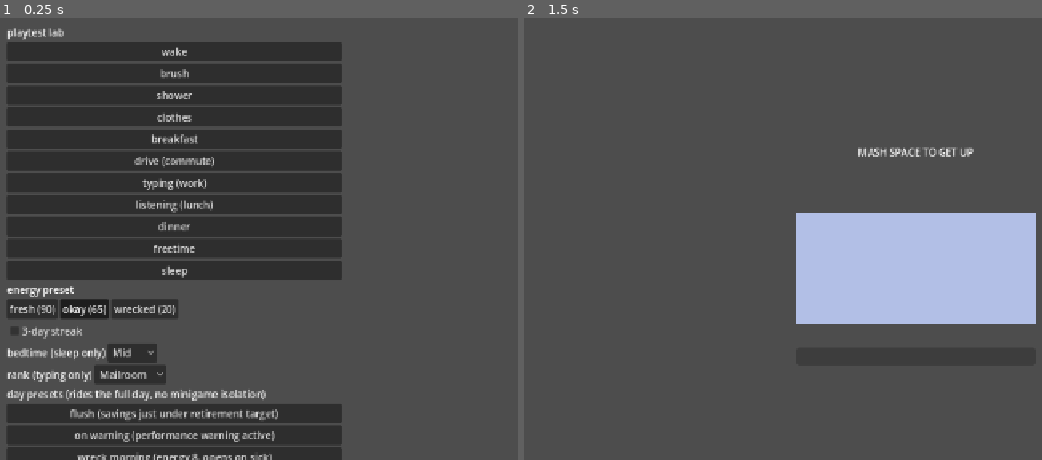
Above: before the commit, frames 1-2 (left to right).
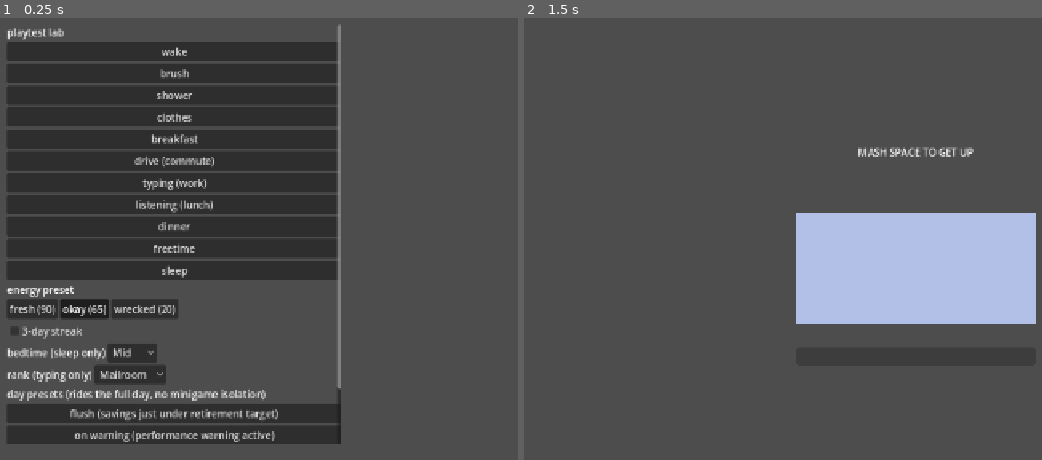
Above: after the commit, the same moments.

Repository: Crawford-Young/dog-eat-dog
Game: Godot game, scene res://scenes/dev/lab.tscn
The game is run twice, just before and just after one commit, with the same random seed, the same clock (stepped at 60 frames per second) and the same inputs. This scene is started directly instead of the project's main scene.
Inputs (mouse positions are in pixels of both pictures, inside the frame that each line leads up to):
- Up to frame 1 (0.25 s): no input
- Up to frame 2 (1.5 s): click "wake" at 0.5 s; tap Enter at 1.25 s; move the mouse to (outside the picture) at 1.27 s; hold D from 1.28 s (still down); hold Shift from 1.28 s (still down); click (outside the picture) at 1.42 s

The runs differ from the first frame. In frame 1, 2.4% of the frame differs, in the area x 1-67%, y 1-100%; in frame 2, nothing differs.

Commit message:
fix: unblock the lab shell, its menu, and breakfast's prompt
Three playtest findings, all on the dev lab or its copy:

The lab is a second shell hosting minigames exactly like main.tscn, and it
carried the identical click-eating root — full-rect STOP over a Host already
set to IGNORE. The earlier fix covered only the game shell, so clothes stayed
dead on the surface the playtester actually uses.

The menu had grown past its fixed rect: 785px of rows in a 720px viewport,
so the newest entries were simply unreachable. A ScrollContainer absorbs the
growth every future wave will add.

Breakfast accepts a click or space but advertised only the click — the one
input the shell bug had broken.

Co-Authored-By: Claude Opus 5 (1M context) <noreply@anthropic.com>

Diff:
--- a/scenes/dev/lab.tscn
+++ b/scenes/dev/lab.tscn
@@ -7,115 +7,120 @@
 [node name="Lab" type="Control"]
 anchor_right = 1.0
 anchor_bottom = 1.0
+mouse_filter = 2
 script = ExtResource("1")
 
-[node name="Menu" type="VBoxContainer" parent="."]
+[node name="Menu" type="ScrollContainer" parent="."]
 unique_name_in_owner = true
+anchor_bottom = 1.0
 offset_left = 24.0
 offset_top = 24.0
-offset_right = 520.0
-offset_bottom = 560.0
+offset_right = 560.0
+offset_bottom = -24.0
 
-[node name="Title" type="Label" parent="Menu"]
+[node name="MenuBox" type="VBoxContainer" parent="Menu"]
+size_flags_horizontal = 3
+
+[node name="Title" type="Label" parent="Menu/MenuBox"]
 text = "playtest lab"
 
-[node name="Activities" type="VBoxContainer" parent="Menu"]
+[node name="Activities" type="VBoxContainer" parent="Menu/MenuBox"]
 unique_name_in_owner = true
 
-[node name="Wake" type="Button" parent="Menu/Activities"]
+[node name="Wake" type="Button" parent="Menu/MenuBox/Activities"]
 text = "wake"
 
-[node name="Brush" type="Button" parent="Menu/Activities"]
+[node name="Brush" type="Button" parent="Menu/MenuBox/Activities"]
 text = "brush"
 
-[node name="Shower" type="Button" parent="Menu/Activities"]
+[node name="Shower" type="Button" parent="Menu/MenuBox/Activities"]
 text = "shower"
 
-[node name="Clothes" type="Button" parent="Menu/Activities"]
+[node name="Clothes" type="Button" parent="Menu/MenuBox/Activities"]
 text = "clothes"
 
-[node name="Breakfast" type="Button" parent="Menu/Activities"]
+[node name="Breakfast" type="Button" parent="Menu/MenuBox/Activities"]
 text = "breakfast"
 
-[node name="Drive" type="Button" parent="Menu/Activities"]
+[node name="Drive" type="Button" parent="Menu/MenuBox/Activities"]
 text = "drive (commute)"
 
-[node name="Typing" type="Button" parent="Menu/Activities"]
+[node name="Typing" type="Button" parent="Menu/MenuBox/Activities"]
 text = "typing (work)"
 
-[node name="Listening" type="Button" parent="Menu/Activities"]
+[node name="Listening" type="Button" parent="Menu/MenuBox/Activities"]
 text = "listening (lunch)"
 
-[node name="Dinner" type="Button" parent="Menu/Activities"]
+[node name="Dinner" type="Button" parent="Menu/MenuBox/Activities"]
 text = "dinner"
 
-[node name="Freetime" type="Button" parent="Menu/Activities"]
+[node name="Freetime" type="Button" parent="Menu/MenuBox/Activities"]
 text = "freetime"
 
-[node name="Sleep" type="Button" parent="Menu/Activities"]
+[node name="Sleep" type="Button" parent="Menu/MenuBox/Activities"]
 text = "sleep"
 
-[node name="EnergyLabel" type="Label" parent="Menu"]
+[node name="EnergyLabel" type="Label" parent="Menu/MenuBox"]
 text = "energy preset"
 
-[node name="EnergyRow" type="HBoxContainer" parent="Menu"]
+[node name="EnergyRow" type="HBoxContainer" parent="Menu/MenuBox"]
 unique_name_in_owner = true
 
-[node name="Fresh" type="Button" parent="Menu/EnergyRow"]
+[node name="Fresh" type="Button" parent="Menu/MenuBox/EnergyRow"]
 toggle_mode = true
 button_group = SubResource("EnergyGroup")
 text = "fresh (90)"
 
-[node name="Okay" type="Button" parent="Menu/EnergyRow"]
+[node name="Okay" type="Button" parent="Menu/MenuBox/EnergyRow"]
 toggle_mode = true
 button_group = SubResource("EnergyGroup")
 button_pressed = true
 text = "okay (65)"
 
-[node name="Wrecked" type="Button" parent="Menu/EnergyRow"]
+[node name="Wrecked" type="Button" parent="Menu/MenuBox/EnergyRow"]
 toggle_mode = true
 button_group = SubResource("EnergyGroup")
 text = "wrecked (20)"
 
-[node name="HabitCheck" type="CheckBox" parent="Menu"]
+[node name="HabitCheck" type="CheckBox" parent="Menu/MenuBox"]
 unique_name_in_owner = true
 text = "3-day streak"
 
-[node name="BedtimeRow" type="HBoxContainer" parent="Menu"]
+[node name="BedtimeRow" type="HBoxContainer" parent="Menu/MenuBox"]
 
-[node name="BedtimeLabel" type="Label" parent="Menu/BedtimeRow"]
+[node name="BedtimeLabel" type="Label" parent="Menu/MenuBox/BedtimeRow"]
 text = "bedtime (sleep only)"
 
-[node name="BedtimeOption" type="OptionButton" parent="Menu/BedtimeRow"]
+[node name="BedtimeOption" type="OptionButton" parent="Menu/MenuBox/BedtimeRow"]
 unique_name_in_owner = true
 
-[node name="RankRow" type="HBoxContainer" parent="Menu"]
+[node name="RankRow" type="HBoxContainer" parent="Menu/MenuBox"]
 
-[node name="RankLabel" type="Label" parent="Menu/RankRow"]
+[node name="RankLabel" type="Label" parent="Menu/MenuBox/RankRow"]
 text = "rank (typing only)"
 
-[node name="RankOption" type="OptionButton" parent="Menu/RankRow"]
+[node name="RankOption" type="OptionButton" parent="Menu/MenuBox/RankRow"]
 unique_name_in_owner = true
 
-[node name="DayPresetsLabel" type="Label" parent="Menu"]
+[node name="DayPresetsLabel" type="Label" parent="Menu/MenuBox"]
 text = "day presets (rides the full day, no minigame isolation)"
 
-[node name="DayPresets" type="VBoxContainer" parent="Menu"]
+[node name="DayPresets" type="VBoxContainer" parent="Menu/MenuBox"]
 unique_name_in_owner = true
 
-[node name="Flush" type="Button" parent="Menu/DayPresets"]
+[node name="Flush" type="Button" parent="Menu/MenuBox/DayPresets"]
 text = "flush (savings just under retirement target)"
 
-[node name="On_Warning" type="Button" parent="Menu/DayPresets"]
+[node name="On_Warning" type="Button" parent="Menu/MenuBox/DayPresets"]
 text = "on warning (performance warning active)"
 
-[node name="Wreck_Morning" type="Button" parent="Menu/DayPresets"]
+[node name="Wreck_Morning" type="Button" parent="Menu/MenuBox/DayPresets"]
 text = "wreck morning (energy 8, opens on sick)"
 
-[node name="Coffee_Morning" type="Button" parent="Menu/DayPresets"]
+[node name="Coffee_Morning" type="Button" parent="Menu/MenuBox/DayPresets"]
 text = "coffee morning (savings 20, energy 45)"
 
-[node name="Late_Morning" type="Button" parent="Menu/DayPresets"]
+[node name="Late_Morning" type="Button" parent="Menu/MenuBox/DayPresets"]
 text = "late morning (20-min budget — rides the clock to red + the late beat)"
 
 [node name="Host" type="Control" parent="."]
--- a/scenes/minigames/breakfast.tscn
+++ b/scenes/minigames/breakfast.tscn
@@ -13,7 +13,7 @@
 anchor_top = 0.15
 anchor_right = 0.75
 anchor_bottom = 0.23
-text = "CLICK WHEN THE MARKER IS OVER THE PLATE"
+text = "CLICK OR PRESS SPACE WHEN THE MARKER IS OVER THE PLATE"
 horizontal_alignment = 1
 
 [node name="BeatLabel" type="Label" parent="."]
--- a/scripts/dev/lab.gd
+++ b/scripts/dev/lab.gd
@@ -39,7 +39,7 @@
 var cfg: BalanceConfig = preload("res://resources/balance_default.tres")
 var _current_activity: String = ""
 
-@onready var _menu: VBoxContainer = %Menu
+@onready var _menu: ScrollContainer = %Menu
 @onready var _activities: VBoxContainer = %Activities
 @onready var _day_presets: VBoxContainer = %DayPresets
 @onready var _energy_row: HBoxContainer = %EnergyRow
--- a/tests/unit/test_lab_smoke.gd
+++ b/tests/unit/test_lab_smoke.gd
@@ -16,6 +16,29 @@
 	var node: Control = load("res://scenes/dev/lab.tscn").instantiate()
 	add_child_autofree(node)
 	return node
+
+
+## The lab is a SHELL that hosts minigames exactly like main.tscn does, and it had
+## the identical click-eating root — a full-rect STOP Control over a Host that was
+## already IGNORE. Fixing one shell and reporting the bug closed left clothes dead
+## on the surface the playtester actually uses. (issue #6 addendum)
+func test_the_lab_shell_never_eats_a_minigames_clicks() -> void:
+	var lab := _fresh_lab()
+	assert_eq(lab.mouse_filter, Control.MOUSE_FILTER_IGNORE, "Lab root")
+	var host: Control = lab.get_node("%Host")
+	assert_eq(host.mouse_filter, Control.MOUSE_FILTER_IGNORE, "Host")
+
+
+## The menu gains a row or two every wave. A fixed rect just stops drawing the
+## newest ones — no error, no test, the row is simply gone. (issue #9)
+func test_the_lab_menu_absorbs_new_rows_instead_of_hiding_them() -> void:
+	var lab := _fresh_lab()
+	var menu: Control = lab.get_node("%Menu")
+	assert_true(menu is ScrollContainer, "the menu scrolls, so rows can't fall off")
+	var bottom: float = menu.position.y + menu.size.y
+	var viewport_height: float = lab.get_viewport_rect().size.y
+	assert_true(bottom <= viewport_height,
+			"menu bottom %s must stay inside the %s-tall viewport" % [bottom, viewport_height])
 
 
 func test_flush_preset_launches_the_main_scene() -> void:
--- a/tests/unit/test_scene_smoke.gd
+++ b/tests/unit/test_scene_smoke.gd
@@ -154,6 +154,17 @@
 ## full-rect Control there eats the click before the minigame's `_unhandled_input`
 ## ever runs. Fixing the leaf scene alone is not enough — the whole chain from the
 ## shell root down to the item has to be transparent. (issue #6)
+## Breakfast takes a click OR space, but advertised only the click — and the click
+## was the affordance issue #6 had broken, so the prompt named the one input that
+## did not work. Copy states every accepted input. (issue #8)
+func test_breakfast_prompt_names_both_of_its_inputs() -> void:
+	var node: Minigame = load("res://scenes/minigames/breakfast.tscn").instantiate()
+	add_child_autofree(node)
+	var prompt: String = (node.get_node("Prompt") as Label).text.to_upper()
+	assert_true(prompt.contains("SPACE"), "prompt names SPACE: %s" % prompt)
+	assert_true(prompt.contains("CLICK"), "prompt names CLICK: %s" % prompt)
+
+
 func test_the_shell_never_eats_a_minigames_clicks() -> void:
 	var node = load("res://scenes/main.tscn").instantiate()
 	add_child_autofree(node)
